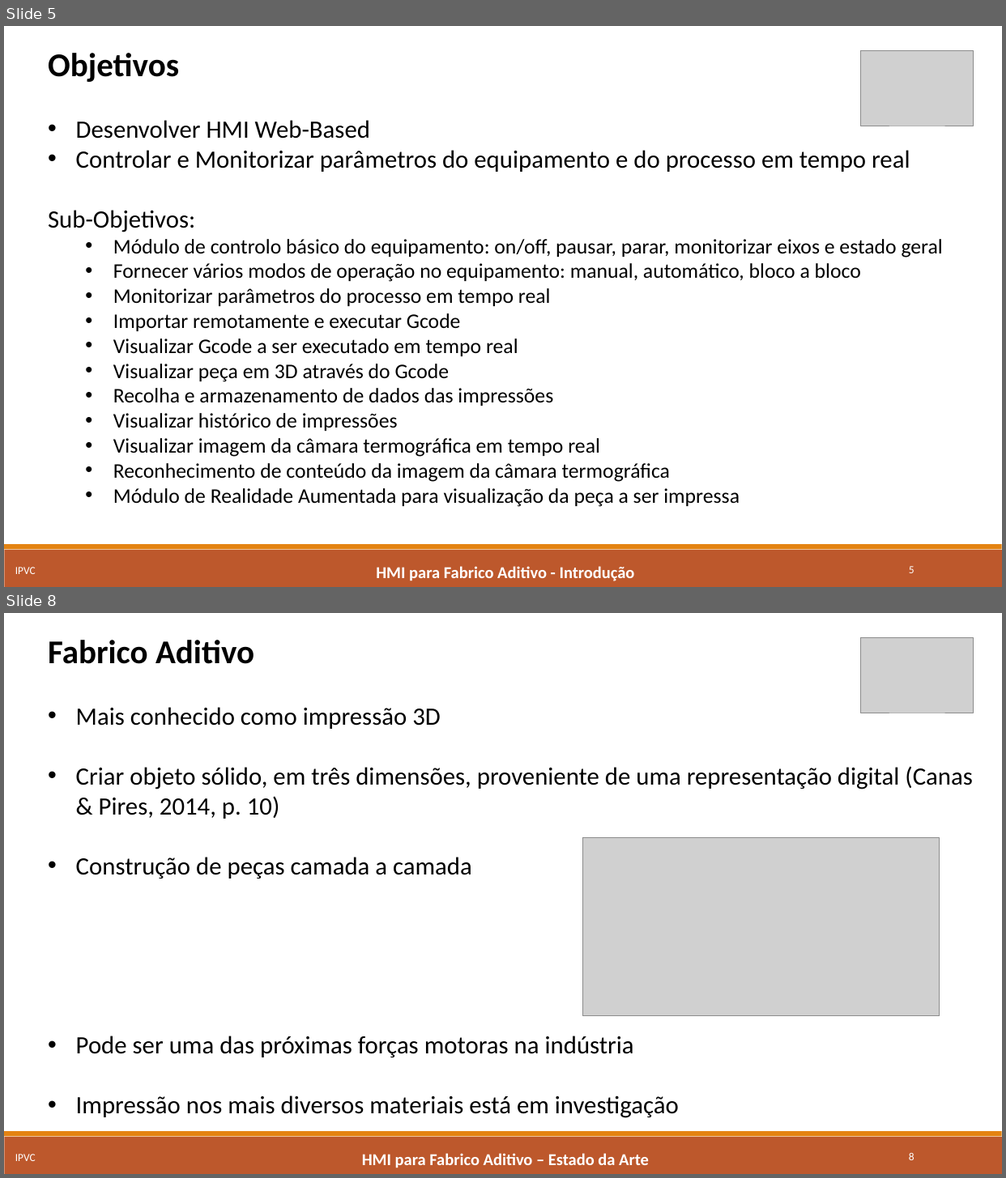
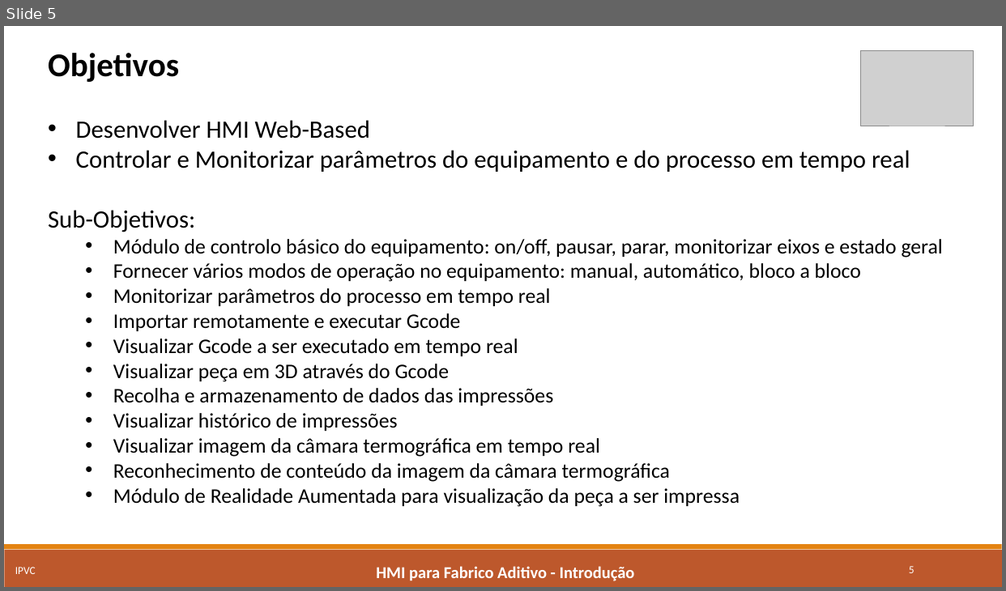
Before and after one commit to marcorlsrodrigues/projeto, a slide deck: Apresentacao_Final_MarcoRodrigues4652.pptx. Shown one above the other, each under a label of ours: slides 5 and 8 before the commit, slide 5 after it; the slides between them are not shown. The pictures are 1006x1178 and 1006x591 pixels, drawn with LibreOffice and Linux fonts; fonts in the diff are those of the drawing; grey boxes stand for pictures. Boxes give left, top, right and bottom in pixels: in the first picture for what was removed or moved away, otherwise in the second. Text is boxed around its words. In the diff, an @@ line names an element or a change of style, - is before the commit and + after.

```diff
--- a/Apresentacao_Final_MarcoRodrigues4652.pptx
+++ b/Apresentacao_Final_MarcoRodrigues4652.pptx
@@ slide 8 removed at (x1=4, y1=613, x2=1002, y2=1174), background #FFFFFF; not listed: 2 template elements that a slide beside it also shows @@
@@ text removed at (x1=48, y1=640, x2=972, y2=1118) @@
-Fabrico Aditivo
-• Mais conhecido como impressão 3D
-• Criar objeto sólido, em três dimensões, proveniente de uma representação digital (Canas & Pires, 2014, p. 10)
-• Construção de peças camada a camada
-• Pode ser uma das próximas forças motoras na indústria
-• Impressão nos mais diversos materiais está em investigação
@@ picture removed at (x1=861, y1=637, x2=974, y2=713) @@
@@ picture removed at (x1=583, y1=838, x2=940, y2=1016) @@
@@ text removed at (x1=15, y1=1154, x2=36, y2=1161) @@
-IPVC
@@ text removed at (x1=362, y1=1153, x2=649, y2=1169) @@
-HMI para Fabrico Aditivo – Estado da Arte
@@ page number removed at (x1=909, y1=1153, x2=914, y2=1161) @@
-8
```
Also in this commit, not shown: 3 slides changed, 2 slides added, 9 other slides removed.
